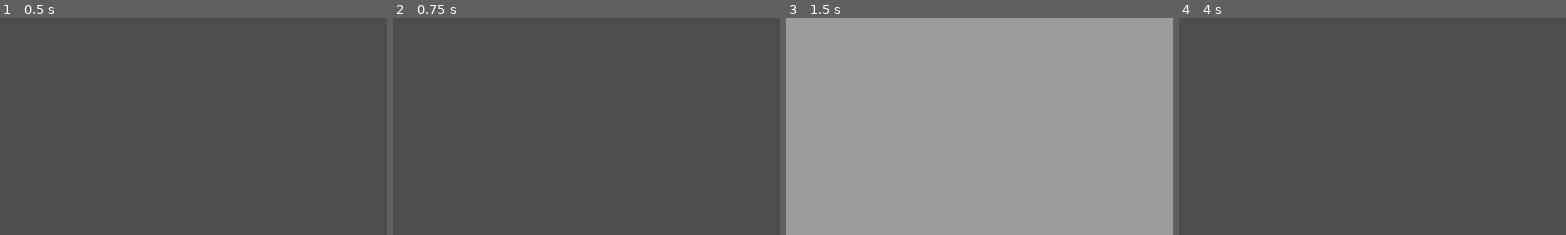
Above: before the commit, frames 1-4 (left to right).
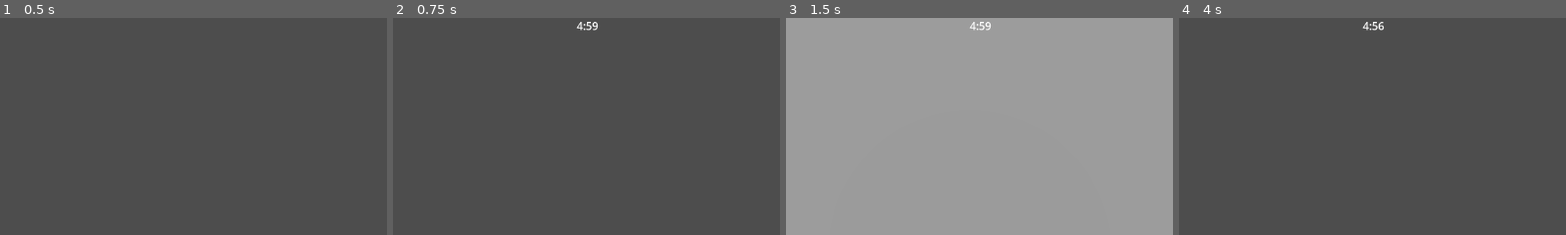
Above: after the commit, the same moments.

Repository: Luca-Umekubo/Product-Design
Game: Godot game, scene res://HomeScreen.tscn
The game is run twice, just before and just after one commit, with the same random seed, the same clock (stepped at 60 frames per second) and the same inputs.
Inputs (mouse positions are % of the whole screen's width and height, from its top left):
- Up to frame 1 (0.5 s): no input
- Up to frame 2 (0.75 s): click "Host" at 0.5 s
- Up to frame 3 (1.5 s): move the mouse to (55, 50) at 1.27 s; hold W (move_forward) from 1.28 s (still down); hold Ctrl (crouch) from 1.28 s (still down)
- Up to frame 4 (4 s): keep holding W (move_forward); tap Space (jump) at 1.52, 2.27, 2.75, 3.77 s; tap Enter at 2, 3.5 s; move the mouse to (45, 50) at 2.02 s; release Ctrl (crouch) at 2.03 s; click (45, 50) at 2.1 s; move the mouse to (52, 48) at 2.77 s; hold Ctrl (crouch) 2.78-3.53 s; move the mouse to (49, 52) at 3.52 s; click (49, 52) at 3.6 s
The pictures show only the part of the screen within x 26-76%, y 0-50%; the shares and areas given below are measured in that part.

Frame 1 is identical in both runs. In frame 2, 0.1% of the frame differs, in the area x 47-53%, y 1-6%; in frame 3, 0.1%; in frame 4, 0.1%.

Commit message:
Merge remote-tracking branch 'origin/HughTimerBranch' into SpectatorMode

Diff:
--- a/hyperballz/Game.tscn
+++ b/hyperballz/Game.tscn
@@ -1,6 +1,7 @@
-[gd_scene load_steps=5 format=3 uid="uid://c45q1llhtbclb"]
+[gd_scene load_steps=6 format=3 uid="uid://c45q1llhtbclb"]
 
 [ext_resource type="Script" uid="uid://eyu1l6dfoc61" path="res://game.gd" id="1_wbfu4"]
+[ext_resource type="PackedScene" uid="uid://11mdl1be4krc" path="res://GameUI.tscn" id="2_xkndl"]
 
 [sub_resource type="StandardMaterial3D" id="StandardMaterial3D_6ubv3"]
 albedo_color = Color(0.6, 0.6, 0.6, 1)
@@ -52,3 +53,9 @@
 [node name="BallSpawner" type="MultiplayerSpawner" parent="Balls"]
 _spawnable_scenes = PackedStringArray("uid://cftgq7vqla7b0")
 spawn_path = NodePath("..")
+
+[node name="GameTimer" type="Timer" parent="."]
+
+[node name="GameUI" type="Node" parent="."]
+
+[node name="Control" parent="GameUI" instance=ExtResource("2_xkndl")]
--- /dev/null
+++ b/hyperballz/GameUI.tscn
@@ -0,0 +1,16 @@
+[gd_scene load_steps=2 format=3 uid="uid://11mdl1be4krc"]
+
+[ext_resource type="Script" uid="uid://bg6r7gd8yv1td" path="res://game_ui.gd" id="1_4itvn"]
+
+[node name="Control" type="Control"]
+layout_mode = 3
+anchors_preset = 5
+anchor_left = 0.5
+anchor_right = 0.5
+grow_horizontal = 2
+script = ExtResource("1_4itvn")
+
+[node name="TimerLabel" type="Label" parent="."]
+layout_mode = 0
+offset_right = 40.0
+offset_bottom = 23.0
--- a/hyperballz/game.gd
+++ b/hyperballz/game.gd
@@ -2,7 +2,10 @@
 
 @onready var multiplayer_spawner = $Players/MultiplayerSpawner
 @onready var ball_spawner = $Balls/BallSpawner
+@onready var game_timer = $GameTimer
 var player_lives = {}  # Tracks lives for each player (peer_id: lives)
+
+var game_active = false
 
 func _ready():
 	multiplayer_spawner.spawn_function = _spawn_player
@@ -11,15 +14,50 @@
 		# Initialize lives for the host
 		player_lives[multiplayer.get_unique_id()] = 2
 		multiplayer_spawner.spawn({"peer_id": multiplayer.get_unique_id()})
+		# Set up timer
+		game_timer.wait_time = 300.0
+		game_timer.one_shot = true
+		game_timer.timeout.connect(_on_game_timer_timeout)
+		# Start the timer for testing
+		start_game_timer()
 
 	multiplayer.peer_connected.connect(_on_peer_connected)
 	multiplayer.peer_disconnected.connect(_on_peer_disconnected)
+
+func start_game_timer():
+	if multiplayer.is_server() and not game_active:
+		game_active = true
+		game_timer.start()
+		# Notify all clients to start their timer display
+		update_timer_display.rpc(game_timer.wait_time)
+
+# RPC to update timer display on clients
+@rpc("authority", "call_local")
+func update_timer_display(time_left):
+	# Clients will update their UI with the time left
+	# This will be implemented in the UI script
+	pass
+
+# Called when the timer reaches zero
+func _on_game_timer_timeout():
+	if multiplayer.is_server():
+		game_active = false
+		# Notify all clients that the game has ended
+		end_game.rpc()
+
+# RPC to end the game
+@rpc("authority", "call_local")
+func end_game():
+	# Return to the home screen or show game over screen
+	get_tree().change_scene_to_file("res://HomeScreen.tscn")
 
 func _on_peer_connected(id):
 	if multiplayer.is_server():
 		# Initialize lives for new player
 		player_lives[id] = 2
 		multiplayer_spawner.spawn({"peer_id": id})
+	if multiplayer.is_server() and game_active:
+		update_timer_display.rpc_id(id, game_timer.time_left)
 
 func _on_peer_disconnected(id):
 	if multiplayer.is_server():
--- /dev/null
+++ b/hyperballz/game_ui.gd
@@ -0,0 +1,18 @@
+extends Control
+
+@onready var timer_label = $TimerLabel
+
+func _ready():
+	# Ensure the UI is visible
+	visible = true
+
+# Called via RPC from game.gd to update the timer display
+func update_timer_display(time_left: float):
+	var minutes = int(time_left / 60)
+	var seconds = int(time_left) % 60
+	timer_label.text = "%d:%02d" % [minutes, seconds]
+
+func _process(_delta):
+	if get_tree().get_root().has_node("Game"):
+		var time_left = get_tree().get_root().get_node("Game/GameTimer").time_left
+		update_timer_display(time_left)
Not shown, added: hyperballz/game_ui.gd.uid
Not shown, added: documentation/MasterLayout.drawio
